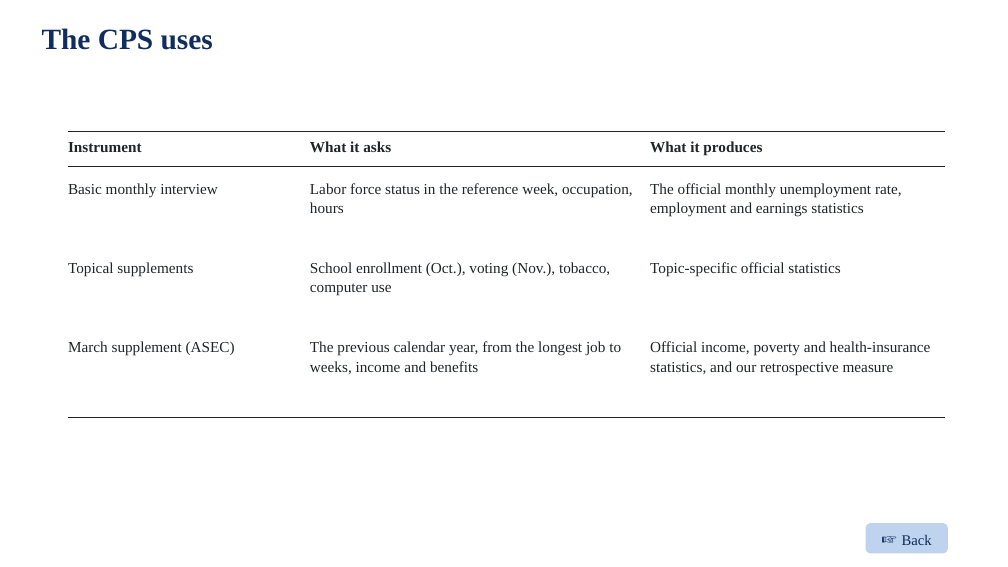
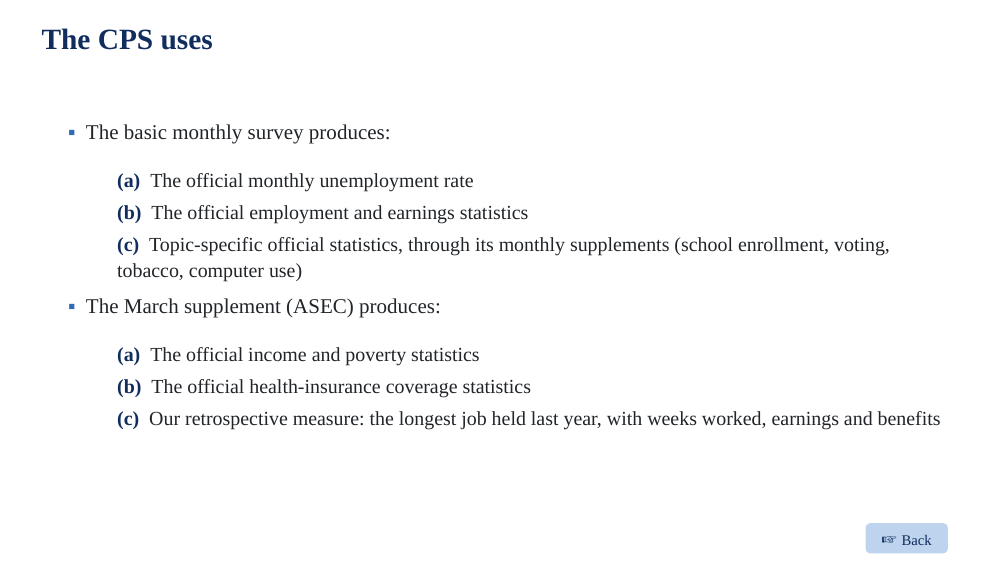
Before and after one commit to jedr1-ship-it/Alternative-Pathways----Quant, a slide deck: slide 1 of report/data_cluster/cps_uses_slide.pptx. Drawn at 1008x567 pixels with LibreOffice and Linux fonts; fonts in the diff are those of the drawing. Boxes give left, top, right and bottom in pixels: in the first picture for what was removed or moved away, otherwise in the second. Text is boxed around its words. In the diff, an @@ line names an element or a change of style, - is before the commit and + after.

```diff
--- a/report/data_cluster/cps_uses_slide.pptx
+++ b/report/data_cluster/cps_uses_slide.pptx
@@ line removed from (68, 132) to (945, 132) @@
@@ text removed at bbox=[68, 142, 142, 152] @@
-Instrument
@@ text added at bbox=[86, 124, 391, 144], 20 pt, text #212529 @@
+▪ The basic monthly survey produces:
@@ text removed at bbox=[310, 141, 391, 153] @@
-What it asks
@@ text removed at bbox=[650, 141, 762, 156] @@
-What it produces
@@ line removed from (68, 166) to (945, 166) @@
@@ text added at bbox=[117, 173, 890, 281], 19 pt, text #212529 @@
+(a) The official monthly unemployment rate
+(b) The official employment and earnings statistics
+(c) Topic-specific official statistics, through its monthly supplements (school enrollment, voting, tobacco, computer use)
@@ text removed at bbox=[68, 183, 218, 197] @@
-Basic monthly interview
@@ text removed at bbox=[310, 183, 633, 213] @@
-Labor force status in the reference week, occupation, hours
@@ text removed at bbox=[650, 183, 902, 217] @@
-The official monthly unemployment rate, employment and earnings statistics
@@ text removed at bbox=[68, 262, 193, 277] @@
-Topical supplements
@@ text removed at bbox=[310, 262, 610, 296] @@
-School enrollment (Oct.), voting (Nov.), tobacco, computer use
@@ text removed at bbox=[650, 262, 840, 277] @@
-Topic-specific official statistics
@@ text at bbox=[86, 298, 441, 318]: text changed; size 14.5 to 20 pt @@
-March supplement (ASEC)
+▪ The March supplement (ASEC) produces:
@@ text added at bbox=[117, 347, 941, 430], 19 pt, text #212529 @@
+(a) The official income and poverty statistics
+(b) The official health-insurance coverage statistics
+(c) Our retrospective measure: the longest job held last year, with weeks worked, earnings and benefits
@@ text removed at bbox=[310, 341, 621, 374] @@
-The previous calendar year, from the longest job to weeks, income and benefits
@@ text removed at bbox=[650, 341, 931, 376] @@
-Official income, poverty and health-insurance statistics, and our retrospective measure
@@ line removed from (68, 417) to (945, 417) @@
```
